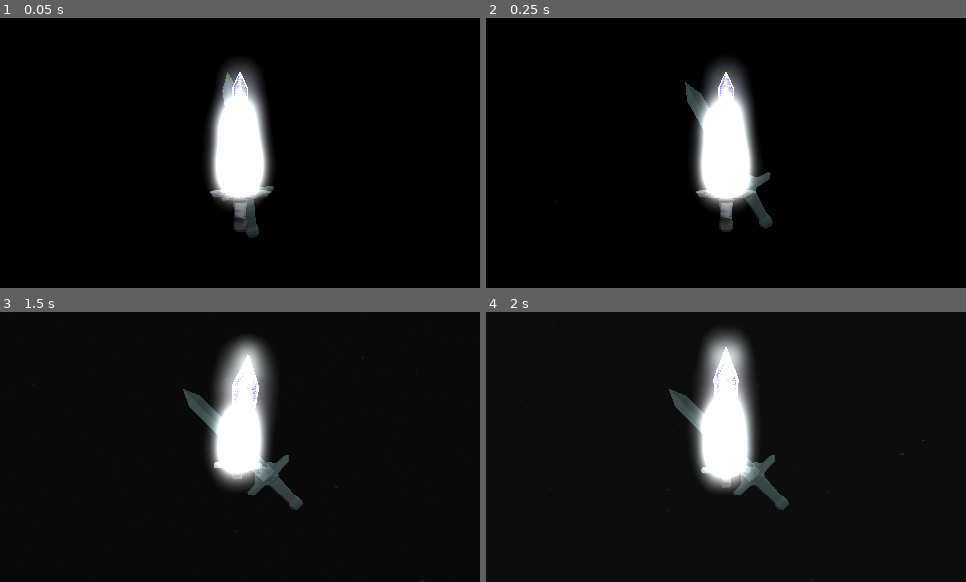
Above: before the commit, frames 1-4 (two rows, left to right).
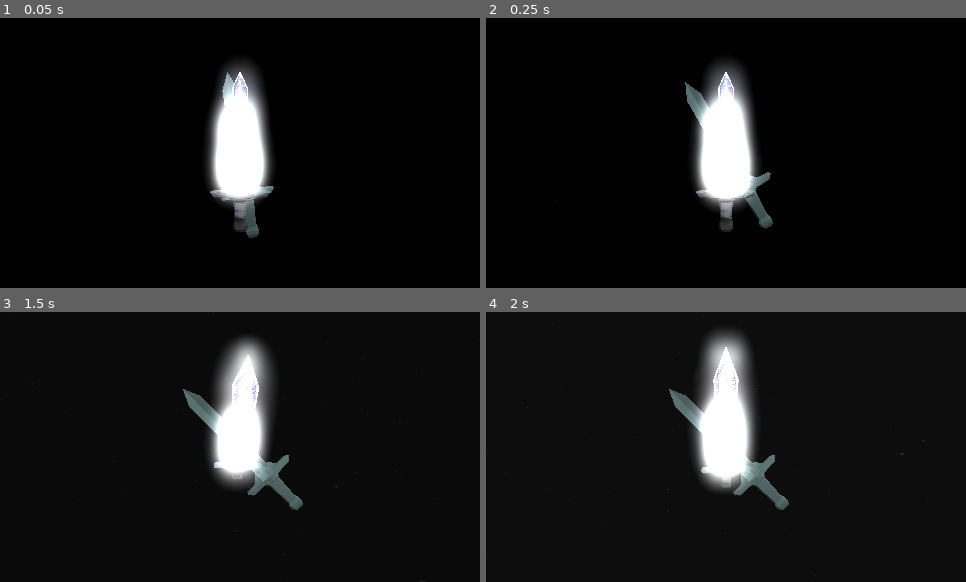
Above: after the commit, the same moments.

Repository: Lukko-Digital/Bladebearer
Game: Godot game, scene res://src/main.tscn
Two runs of this game, one before a commit and one after it. Both use one fixed random seed, a clock stepped at 60 frames per second and the inputs below.
Inputs:
- Up to frame 1 (0.05 s): no input
- Up to frame 2 (0.25 s): no input
- Up to frame 3 (1.5 s): hold D (right) 0.53-1.28 s; hold Shift (shift) 0.53-1.28 s; hold S (backward) from 1.28 s (still down); tap Space (space) at 1.35 s
- Up to frame 4 (2 s): keep holding S (backward)

The runs differ from the first frame. In frame 1, 0.4% of the frame differs, in the area x 46-58%, y 20-81%; in frame 2, 0.8%; in frame 3, 1.3%, in the area x 38-64%, y 28-73%; in frame 4, 1.1%.

Commit message:
move hologram material to materials folder

Diff:
--- a/src/target.tscn
+++ b/src/target.tscn
@@ -2,7 +2,7 @@
 
 [ext_resource type="Script" path="res://src/target.gd" id="1_rhyst"]
 [ext_resource type="PackedScene" uid="uid://b54kilyopkprm" path="res://assets/models/Sword.glb" id="3_7grqd"]
-[ext_resource type="Material" uid="uid://tsinud1571qe" path="res://src/hologram.tres" id="3_c2dso"]
+[ext_resource type="Material" uid="uid://tsinud1571qe" path="res://assets/materials/hologram.tres" id="3_c2dso"]
 
 [sub_resource type="StandardMaterial3D" id="StandardMaterial3D_mp8lv"]
 resource_name = "Material.001"
@@ -97,4 +97,16 @@
 material_override = ExtResource("3_c2dso")
 mesh = SubResource("ArrayMesh_c21tf")
 
+[node name="Hologram2" parent="." instance=ExtResource("3_7grqd")]
+transform = Transform3D(0.16, 0, 0, 0, 0.17, 0, 0, 0, 0.16, 0, 0, 0)
+
+[node name="Blade" parent="Hologram2" index="0"]
+material_override = ExtResource("3_c2dso")
+mesh = SubResource("ArrayMesh_jnwxc")
+
+[node name="Handle" parent="Hologram2" index="1"]
+material_override = ExtResource("3_c2dso")
+mesh = SubResource("ArrayMesh_c21tf")
+
 [editable path="Hologram"]
+[editable path="Hologram2"]
Renamed: src/hologram.tres -> assets/materials/hologram.tres
